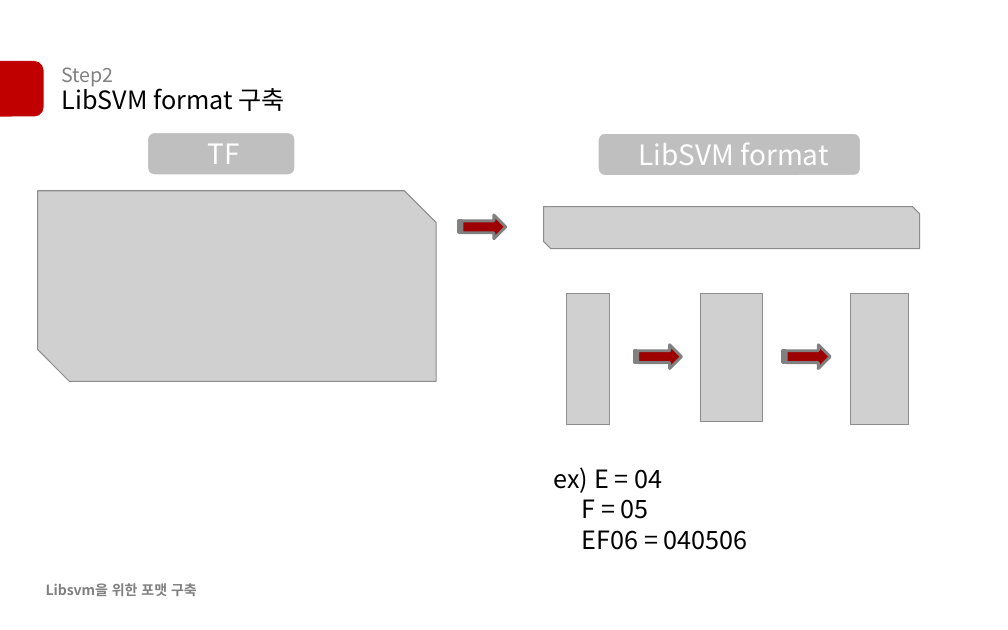
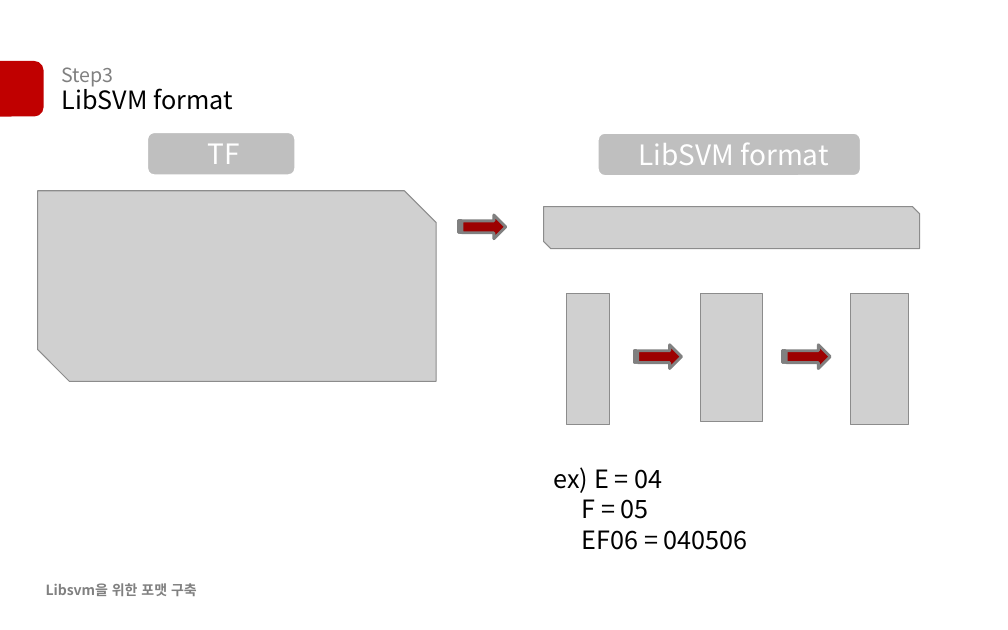
Before and after one commit to yeonsikC/KISTI-NLP_mapping, a slide deck: slide 7 of 1-2마스터포멧_SVM.pptx. Drawn at 1008x630 pixels with LibreOffice and Linux fonts; fonts in the diff are those of the drawing; grey boxes stand for pictures. Boxes give left, top, right and bottom in pixels: in the first picture for what was removed or moved away, otherwise in the second. Text is boxed around its words. In the diff, an @@ line names an element or a change of style, - is before the commit and + after.

```diff
--- a/1-2마스터포멧_SVM.pptx
+++ b/1-2마스터포멧_SVM.pptx
@@ text at (61, 84, 233, 110): text changed @@
-LibSVM format 구축
+LibSVM format
@@ text at (61, 67, 113, 87): text changed @@
-Step2
+Step3
```
Also in this commit, not shown: 6 other slides changed.
